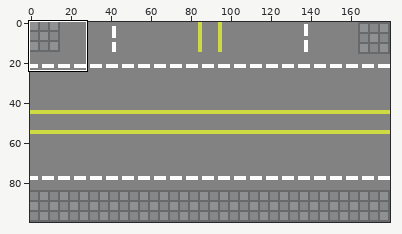
Sprite sheet, stored at Multy_Isaac/Assets/Resources/Sources/Images/aspalt/LRT.png. The first picture is a wide view before the edit; the outline marks the close-up.
Close-up. First the earlier version:
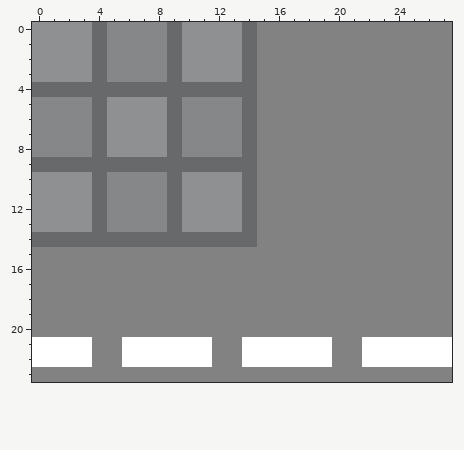
The file is 180x100 pixels. Shown: x 0..27, y 0..23.
Now the later version:
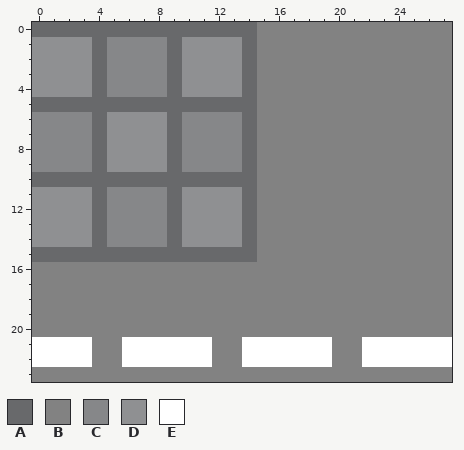
Palette (. is transparent): A #68696b  B #828282  C #868789  D #8f9092  E #ffffff
From old to new:
The edit turns colour B into colour A in row 15 at x 0 to 14.
The edit turns colour C into colour A in row 0 at x 5 to 8; in row 5 at x 0 to 3 and 10 to 13; in row 10 at x 5 to 8.
The edit turns colour D into colour A in row 0 at x 0 to 3 and 10 to 13; in row 5 at x 5 to 8; in row 10 at x 0 to 3 and 10 to 13.
The edit turns colour A into colour C in row 4 at x 5 to 8; in row 9 at x 0 to 3 and 10 to 13; in row 14 at x 5 to 8.
The edit turns colour A into colour D in row 4 at x 0 to 3 and 10 to 13; in row 9 at x 5 to 8; in row 14 at x 0 to 3 and 10 to 13.
Pixel boxes of the changes (left, top, right, bottom) in both close-ups:
changed: (32, 22, 242, 112)
changed: (32, 157, 257, 262)
